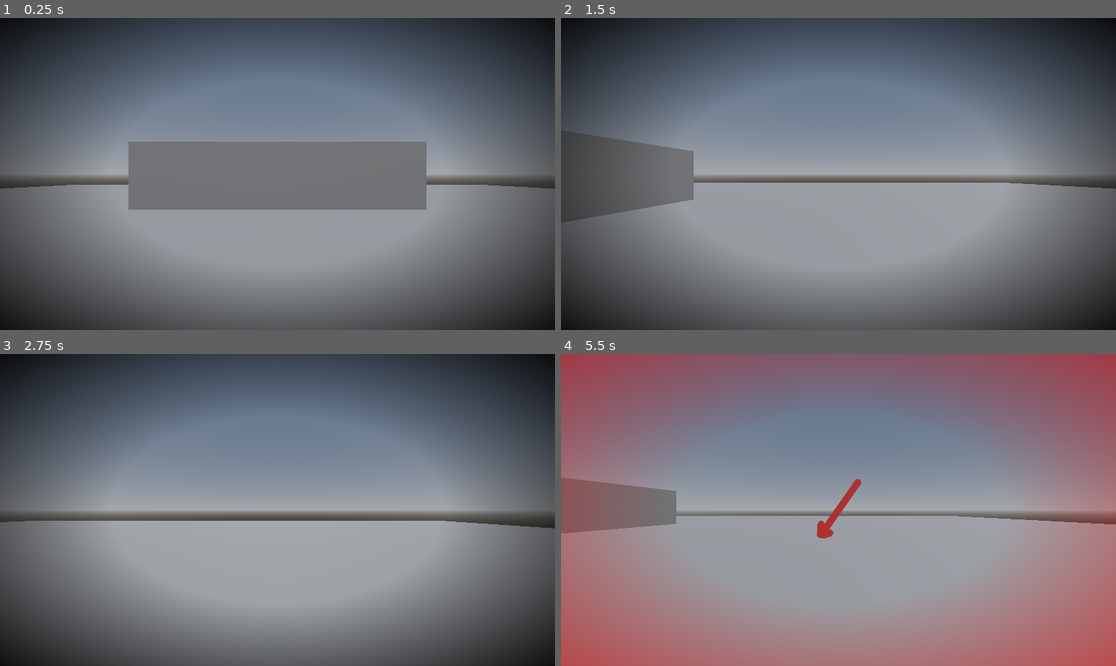
Above: before the commit, frames 1-4 (two rows, left to right).
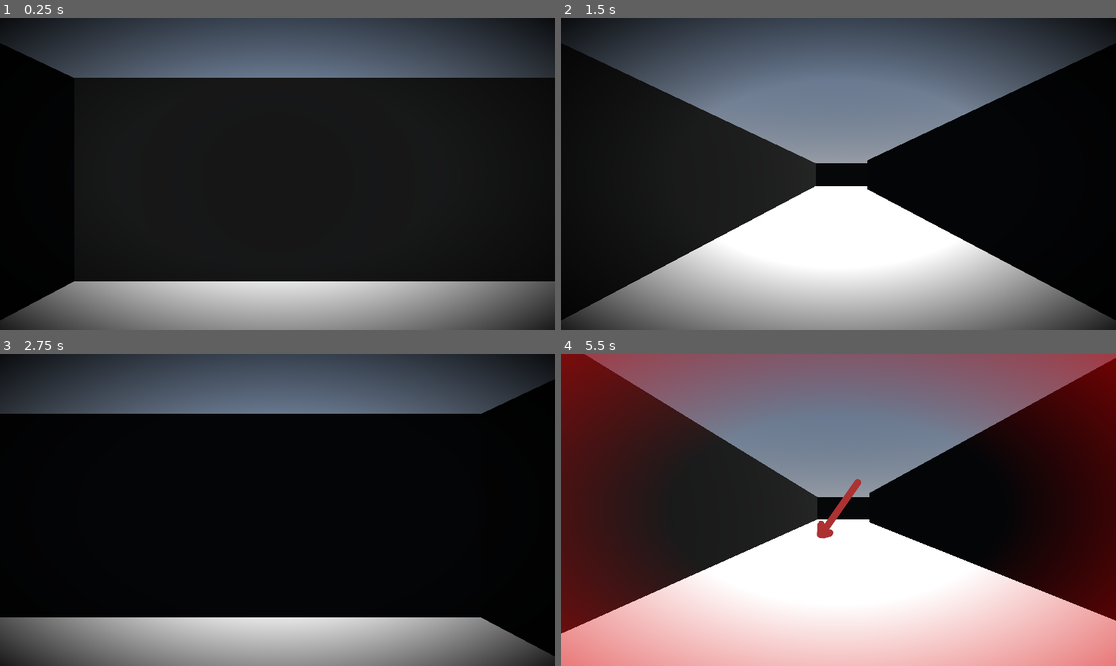
Above: after the commit, the same moments.

Repository: Bkasprzyk2077/CookieJam2024
Game: Godot game, scene res://scenes/levels/main.tscn
Same seed, same stepped clock (60 frames per second), same inputs: the game is played once before the commit and once after it. The engine's default icon, where the game draws it, is replaced by a stand-in: a white triangle on a blue panel in a dark square.
Inputs (mouse positions are in pixels of both pictures, inside the frame that each line leads up to):
- Up to frame 1 (0.25 s): no input
- Up to frame 2 (1.5 s): tap Enter at 0.5 s; move the mouse to (960, 158) at 0.52 s; hold D (turn_right) 0.53-1.28 s; hold E 0.53-1.28 s; click (960, 158) at 0.67 s; tap Space at 1.25 s; move the mouse to (727, 189) at 1.27 s; hold S (move_backward) from 1.28 s (still down); tap Q at 1.35 s
- Up to frame 3 (2.75 s): tap Enter at 2 s; move the mouse to (333, 441) at 2.02 s; release S (move_backward) at 2.03 s; hold D (turn_right) from 2.03 s (still down); hold Shift from 2.03 s (still down)
- Up to frame 4 (5.5 s): tap Space at 2.75, 4.25 s; move the mouse to (810, 572) at 2.77 s; release D (turn_right) at 2.78 s; release Shift at 2.78 s; hold W (move_forward) 2.78-3.53 s; tap E at 2.85 s; click (810, 572) at 2.92 s; tap Enter at 3.5 s; move the mouse to (1005, 556) at 3.52 s; hold Q 3.53-4.28 s; hold A (turn_left) 3.53-5.03 s; move the mouse to (672, 463) at 4.27 s; tap Shift at 4.35 s; move the mouse to (866, 510) at 5.02 s; hold S (move_backward) from 5.03 s (still down); hold E from 5.03 s (still down); click (866, 510) at 5.17 s

The runs differ from the first frame. In frame 1, 81% of the frame differs, in the area x 0-100%, y 8-100%; in frame 2, 70%; in frame 3, 81%; in frame 4, 76%.

Commit message:
tile grid

Diff:
--- a/cookiejam2024/scenes/levels/main.tscn
+++ b/cookiejam2024/scenes/levels/main.tscn
@@ -2,6 +2,7 @@
 
 [ext_resource type="PackedScene" uid="uid://cdgrqruroljoy" path="res://scenes/gesture_manager/gesture_manager.tscn" id="1_5ko27"]
 [ext_resource type="PackedScene" uid="uid://cy8iths304j2u" path="res://scenes/player/Player.tscn" id="1_8ng35"]
+[ext_resource type="PackedScene" uid="uid://buppi1dcq3b3i" path="res://scenes/maze_generator/maze_generator.tscn" id="2_q1842"]
 
 [sub_resource type="ProceduralSkyMaterial" id="ProceduralSkyMaterial_2chd8"]
 
@@ -12,12 +13,15 @@
 background_mode = 2
 sky = SubResource("Sky_va3r6")
 
-[sub_resource type="PlaneMesh" id="PlaneMesh_6n4x8"]
-size = Vector2(50, 50)
-
 [node name="Main" type="Node3D"]
+transform = Transform3D(1, 0, 0, 0, 1, 0, 0, 0, 1, 1, 0, 1)
 
 [node name="GestureManager" parent="." instance=ExtResource("1_5ko27")]
+
+[node name="Maze" parent="." instance=ExtResource("2_q1842")]
+data = {
+"cells": PackedInt32Array(65534, 65533, 1310720, 65534, 65534, 1310720, 0, 0, 1310720)
+}
 
 [node name="Enviro" type="Node3D" parent="."]
 
@@ -27,15 +31,5 @@
 [node name="DirectionalLight3D" type="DirectionalLight3D" parent="Enviro"]
 transform = Transform3D(1, 0, 0, 0, 0.438371, 0.898794, 0, -0.898794, 0.438371, 0, 0, 0)
 
-[node name="Map" type="CSGCombiner3D" parent="."]
-use_collision = true
-
-[node name="CSGMesh3D" type="CSGMesh3D" parent="Map"]
-mesh = SubResource("PlaneMesh_6n4x8")
-
-[node name="CSGBox3D" type="CSGBox3D" parent="Map"]
-transform = Transform3D(1, 0, 0, 0, 1, 0, 0, 0, 1, 0, 1, -8)
-size = Vector3(11, 3, 1)
-
 [node name="Player" parent="." instance=ExtResource("1_8ng35")]
-transform = Transform3D(1, 0, 0, 0, 1, 0, 0, 0, 1, 0, 1.32001, 0)
+transform = Transform3D(1, 0, 0, 0, 1, 0, 0, 0, 1, 2.5, 1.32, 2.5)
--- a/cookiejam2024/scenes/maze_generator/maze_generator.gd
+++ b/cookiejam2024/scenes/maze_generator/maze_generator.gd
@@ -2,8 +2,8 @@
 class_name MazeGen
 
 # Rozmiary labiryntu
-@export var z_dim = 20  # Zamiast y_dim (dla osi Z w poziomie)
-@export var x_dim = 20  # Długość labiryntu w osi X
+@export var z_dim = 10  # Zamiast y_dim (dla osi Z w poziomie)
+@export var x_dim = 10  # Długość labiryntu w osi X
 @export var y_dim = 1   # Opcjonalna wysokość (dla osi Y)
 @export var starting_coords = Vector3i(0, 0, 0)
 @export var allow_loops: bool = true
@@ -23,6 +23,7 @@
 
 # Funkcja uruchamiana po dodaniu węzła do sceny
 func _ready() -> void:
+	randomize()
 	place_border()
 	dfs(starting_coords)
 
--- a/cookiejam2024/scenes/maze_generator/maze_generator.tscn
+++ b/cookiejam2024/scenes/maze_generator/maze_generator.tscn
@@ -1,16 +1,10 @@
-[gd_scene load_steps=4 format=3 uid="uid://buppi1dcq3b3i"]
+[gd_scene load_steps=3 format=3 uid="uid://buppi1dcq3b3i"]
 
-[ext_resource type="MeshLibrary" uid="uid://1ly7oqvbsas3" path="res://scenes/mesh_library/MeshLibraryEx.tres" id="1_vu4cc"]
+[ext_resource type="MeshLibrary" uid="uid://c5yeijqau0rvx" path="res://scenes/mesh_library/MeshLibraryEx.tres" id="1_vu4cc"]
 [ext_resource type="Script" path="res://scenes/maze_generator/maze_generator.gd" id="1_yymuv"]
-[ext_resource type="Script" path="res://scenes/maze_generator/camera_3d.gd" id="2_2vepv"]
 
 [node name="Maze" type="GridMap"]
 mesh_library = ExtResource("1_vu4cc")
 cell_size = Vector3(5, 2, 5)
 cell_center_y = false
 script = ExtResource("1_yymuv")
-
-[node name="Camera3D" type="Camera3D" parent="."]
-transform = Transform3D(1, 0, 0, 0, -4.37114e-08, 1, 0, -1, -4.37114e-08, 0, 0, 0)
-current = true
-script = ExtResource("2_2vepv")
--- a/cookiejam2024/scenes/mesh_library/MeshLibraryEx.tres
+++ b/cookiejam2024/scenes/mesh_library/MeshLibraryEx.tres
@@ -34,21 +34,24 @@
 "width": 64
 }
 
-[sub_resource type="ImageTexture" id="ImageTexture_gu1av"]
-image = SubResource("Image_0ngtk")
+[sub_resource type="ImageTexture" id="ImageTexture_b3o1w"]
+image = SubResource("Image_tnd3w")
+
+[sub_resource type="ConcavePolygonShape3D" id="ConcavePolygonShape3D_xxg06"]
+data = PackedVector3Array(-2.5, 2.5, 2.5, 2.5, 2.5, 2.5, -2.5, -2.5, 2.5, 2.5, 2.5, 2.5, 2.5, -2.5, 2.5, -2.5, -2.5, 2.5, 2.5, 2.5, -2.5, -2.5, 2.5, -2.5, 2.5, -2.5, -2.5, -2.5, 2.5, -2.5, -2.5, -2.5, -2.5, 2.5, -2.5, -2.5, 2.5, 2.5, 2.5, 2.5, 2.5, -2.5, 2.5, -2.5, 2.5, 2.5, 2.5, -2.5, 2.5, -2.5, -2.5, 2.5, -2.5, 2.5, -2.5, 2.5, -2.5, -2.5, 2.5, 2.5, -2.5, -2.5, -2.5, -2.5, 2.5, 2.5, -2.5, -2.5, 2.5, -2.5, -2.5, -2.5, 2.5, 2.5, 2.5, -2.5, 2.5, 2.5, 2.5, 2.5, -2.5, -2.5, 2.5, 2.5, -2.5, 2.5, -2.5, 2.5, 2.5, -2.5, -2.5, -2.5, 2.5, 2.5, -2.5, 2.5, -2.5, -2.5, -2.5, 2.5, -2.5, 2.5, 2.5, -2.5, -2.5, -2.5, -2.5, -2.5)
 
 [resource]
 item/0/name = "FloorMesh"
-item/0/mesh = SubResource("PlaneMesh_bda6n")
+item/0/mesh = SubResource("PlaneMesh_rwd5i")
 item/0/mesh_transform = Transform3D(1, 0, 0, 0, 1, 0, 0, 0, 1, 0, 0, 0)
 item/0/shapes = []
 item/0/navigation_mesh_transform = Transform3D(1, 0, 0, 0, 1, 0, 0, 0, 1, 0, 0, 0)
 item/0/navigation_layers = 1
-item/0/preview = SubResource("ImageTexture_eh0v5")
+item/0/preview = SubResource("ImageTexture_u0v3l")
 item/1/name = "WallMesh"
-item/1/mesh = SubResource("BoxMesh_25jsf")
+item/1/mesh = SubResource("BoxMesh_e1rhr")
 item/1/mesh_transform = Transform3D(1, 0, 0, 0, 1, 0, 0, 0, 1, 0, 0, 0)
-item/1/shapes = []
+item/1/shapes = [SubResource("ConcavePolygonShape3D_xxg06"), Transform3D(1, 0, 0, 0, 1, 0, 0, 0, 1, 0, 0, 0)]
 item/1/navigation_mesh_transform = Transform3D(1, 0, 0, 0, 1, 0, 0, 0, 1, 0, 0, 0)
 item/1/navigation_layers = 1
-item/1/preview = SubResource("ImageTexture_gu1av")
+item/1/preview = SubResource("ImageTexture_b3o1w")
--- a/cookiejam2024/scenes/mesh_library/mesh_library.tscn
+++ b/cookiejam2024/scenes/mesh_library/mesh_library.tscn
@@ -11,13 +11,21 @@
 [sub_resource type="StandardMaterial3D" id="StandardMaterial3D_j1hxa"]
 albedo_color = Color(0, 0, 0, 1)
 
+[sub_resource type="ConcavePolygonShape3D" id="ConcavePolygonShape3D_xxg06"]
+data = PackedVector3Array(-2.5, 2.5, 2.5, 2.5, 2.5, 2.5, -2.5, -2.5, 2.5, 2.5, 2.5, 2.5, 2.5, -2.5, 2.5, -2.5, -2.5, 2.5, 2.5, 2.5, -2.5, -2.5, 2.5, -2.5, 2.5, -2.5, -2.5, -2.5, 2.5, -2.5, -2.5, -2.5, -2.5, 2.5, -2.5, -2.5, 2.5, 2.5, 2.5, 2.5, 2.5, -2.5, 2.5, -2.5, 2.5, 2.5, 2.5, -2.5, 2.5, -2.5, -2.5, 2.5, -2.5, 2.5, -2.5, 2.5, -2.5, -2.5, 2.5, 2.5, -2.5, -2.5, -2.5, -2.5, 2.5, 2.5, -2.5, -2.5, 2.5, -2.5, -2.5, -2.5, 2.5, 2.5, 2.5, -2.5, 2.5, 2.5, 2.5, 2.5, -2.5, -2.5, 2.5, 2.5, -2.5, 2.5, -2.5, 2.5, 2.5, -2.5, -2.5, -2.5, 2.5, 2.5, -2.5, 2.5, -2.5, -2.5, -2.5, 2.5, -2.5, 2.5, 2.5, -2.5, -2.5, -2.5, -2.5, -2.5)
+
 [node name="MeshLibrary" type="Node3D"]
-transform = Transform3D(1, 0, 0, 0, 1, 0, 0, 0, 1, 0, 2.4, 0)
 
 [node name="FloorMesh" type="MeshInstance3D" parent="."]
 mesh = SubResource("PlaneMesh_v7r2v")
 surface_material_override/0 = SubResource("StandardMaterial3D_cwi67")
 
 [node name="WallMesh" type="MeshInstance3D" parent="."]
+transform = Transform3D(1, 0, 0, 0, 1, 0, 0, 0, 1, 0, -3, 0)
 mesh = SubResource("BoxMesh_qis4y")
 surface_material_override/0 = SubResource("StandardMaterial3D_j1hxa")
+
+[node name="StaticBody3D" type="StaticBody3D" parent="WallMesh"]
+
+[node name="CollisionShape3D" type="CollisionShape3D" parent="WallMesh/StaticBody3D"]
+shape = SubResource("ConcavePolygonShape3D_xxg06")
Not shown: 2 places in cookiejam2024/scenes/mesh_library/MeshLibraryEx.tres that only renumber resources
Not shown: 1 places in cookiejam2024/scenes/mesh_library/mesh_library.tscn that only renumber resources
